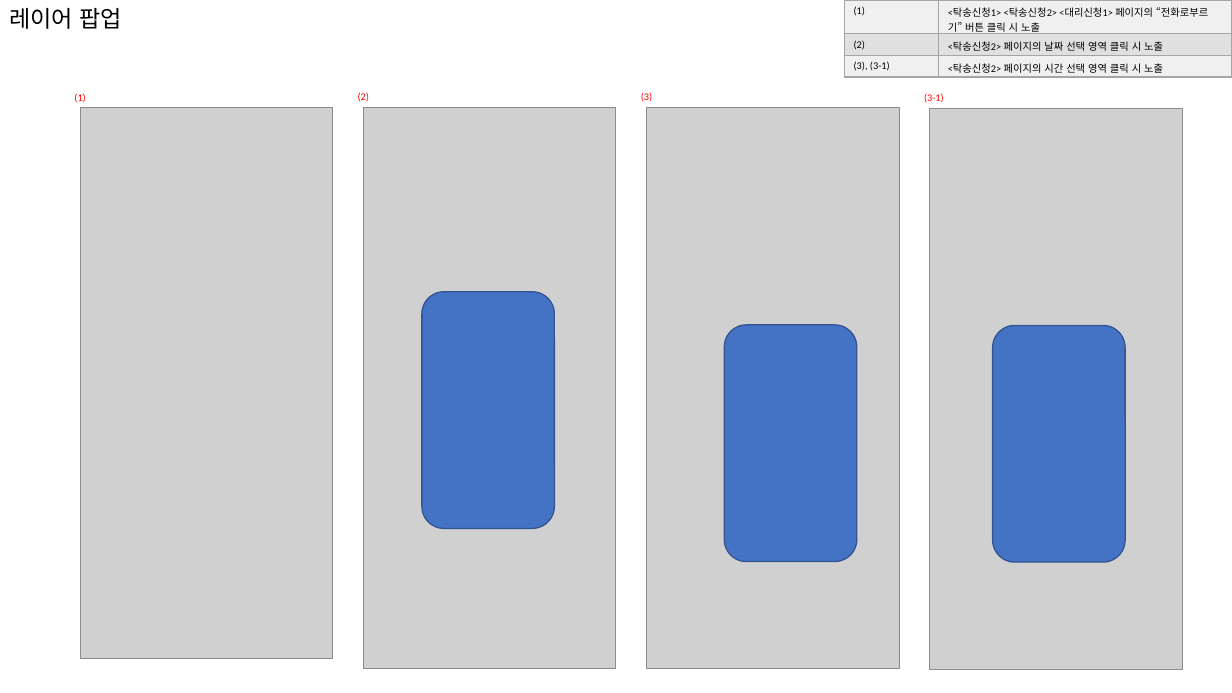
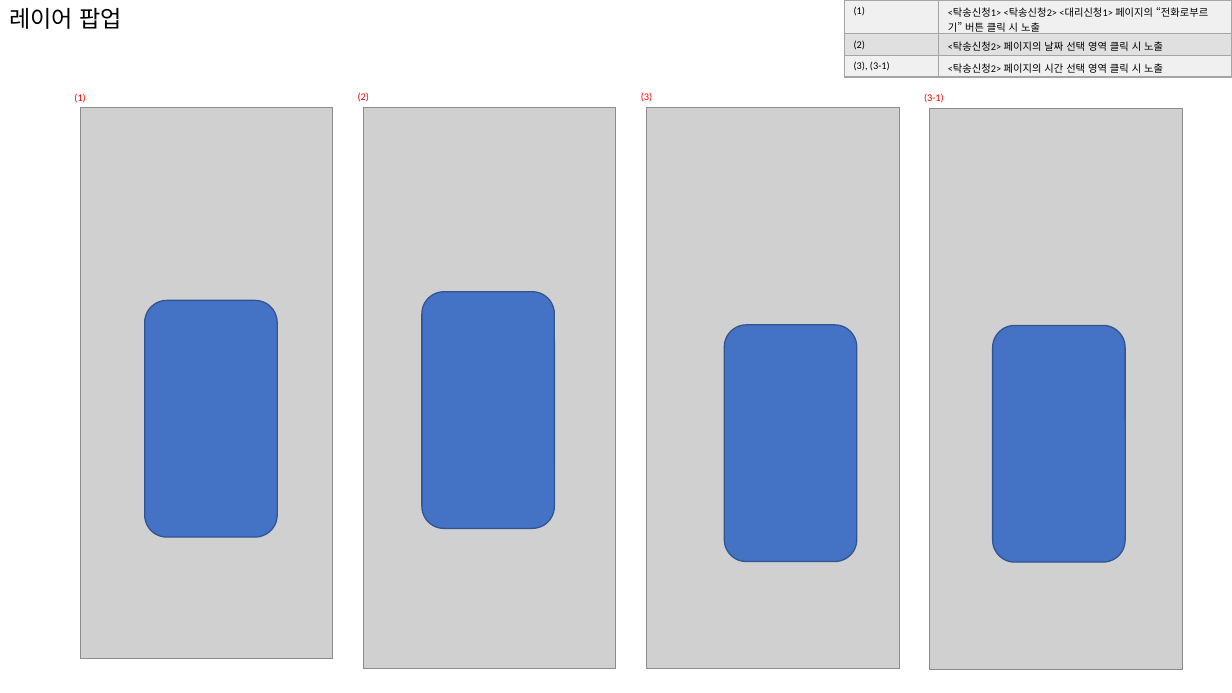
Before and after one commit to kirak00/car, a slide deck: slide 7 of 탁송WEB서비스_퍼블리싱_20231106.pptx. Drawn at 1232x693 pixels with LibreOffice and Linux fonts; fonts in the diff are those of the drawing; grey boxes stand for pictures. Boxes give left, top, right and bottom in pixels: in the first picture for what was removed or moved away, otherwise in the second. Text is boxed around its words. In the diff, an @@ line names an element or a change of style, - is before the commit and + after.

```diff
--- a/탁송WEB서비스_퍼블리싱_20231106.pptx
+++ b/탁송WEB서비스_퍼블리싱_20231106.pptx
@@ rounded rectangle added at [145, 300, 277, 537], fill #4472C4, outline #325491 1 pt @@
```
Also in this commit, not shown: 2 other slides changed, 7 other files.
